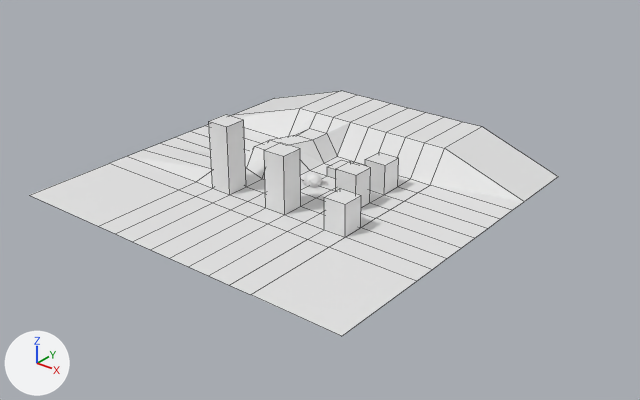
Renders of the Blender file assets.blend from each side of a commit.
Camera for both pictures: a 50 mm lens placed at (46.0, -56.5, 33.6), pointed at (-0.7, 1.9, -2.6). Every picture has the same lights, and +X, +Y and +Z are marked at lower left. Mesh edges are drawn as thin lines on the coarser meshes.

Names of what the first picture shows: 'ground'.
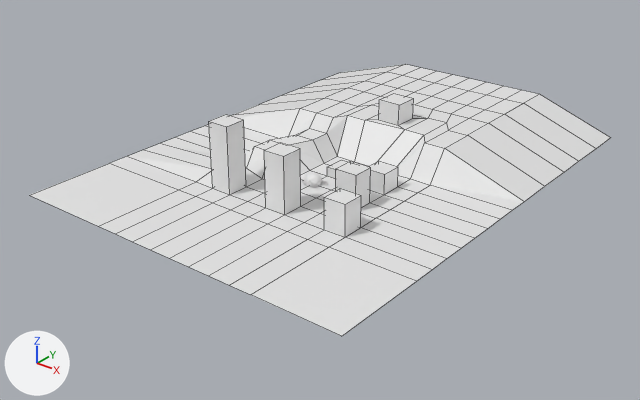
Location of each change, (x1, y1, x2, y2) in pixels of the pictures (640 x 400 px):
'ground', reshaped (10% wider, 11% taller): before (30, 91, 558, 336); after (30, 64, 610, 336)
part 1 of me_plane_001, built on: before (236, 91, 558, 202); after (236, 64, 610, 202)

What changed in the scene script:
```text
Change me_plane_001:
    used by ob_ground; location = (0.0, 0.0, 0.0)
    remove me_plane_001.from_pydata(...)  # 145 vertices, 124 faces; spans x -17.9..16.6, y -17.4..15.3, z 0.0..6.4
    add me_plane_001.from_pydata(...)  # 197 vertices, 172 faces; spans x -17.9..16.6, y -17.4..27.5, z 0.0..6.4
    me_plane_001 part 1
    13 vertices are removed from x -17.9..16.6, y 8.5..15.3, z 0.0..2.9
    13 faces are deleted
    4 vertices in x 4.2..6.3, y 2.1..4.2, z 2.8 move by (0.0, 0.0, -0.9)
    2 vertices move from x -2.1..4.2, y 8.5, z 2.9 to x -3.5..5.2, y 9.8..10.0, z 2.9
    22 vertices are added at x -2.1..2.1, y 9.8..27.5, z 2.9..4.9
    9 new vertices lie (0.0, 4.0, 0.0) away from vertices in x -17.9..16.6, y 8.5, z 0.0..2.9
    7 new vertices lie (0.0, 4.1, 0.0) away from vertices in x -17.9..16.6, y 12.5, z 0.0..2.9
    7 new vertices lie (0.0, 3.2, 0.0) away from vertices in x -17.9..16.6, y 16.6, z 0.0..2.9
    7 new vertices lie (0.0, 4.0, 0.0) away from vertices in x -17.9..16.6, y 19.8, z 0.0..2.9
    7 new vertices lie (0.0, 3.7, 0.0) away from vertices in x -17.9..16.6, y 23.8, z 0.0..2.9
    6 new vertices lie (-2.1, 0.0, 0.0) away from vertices in x 4.2..6.3, y 8.5..27.5, z 2.9
    61 new faces join them
```
